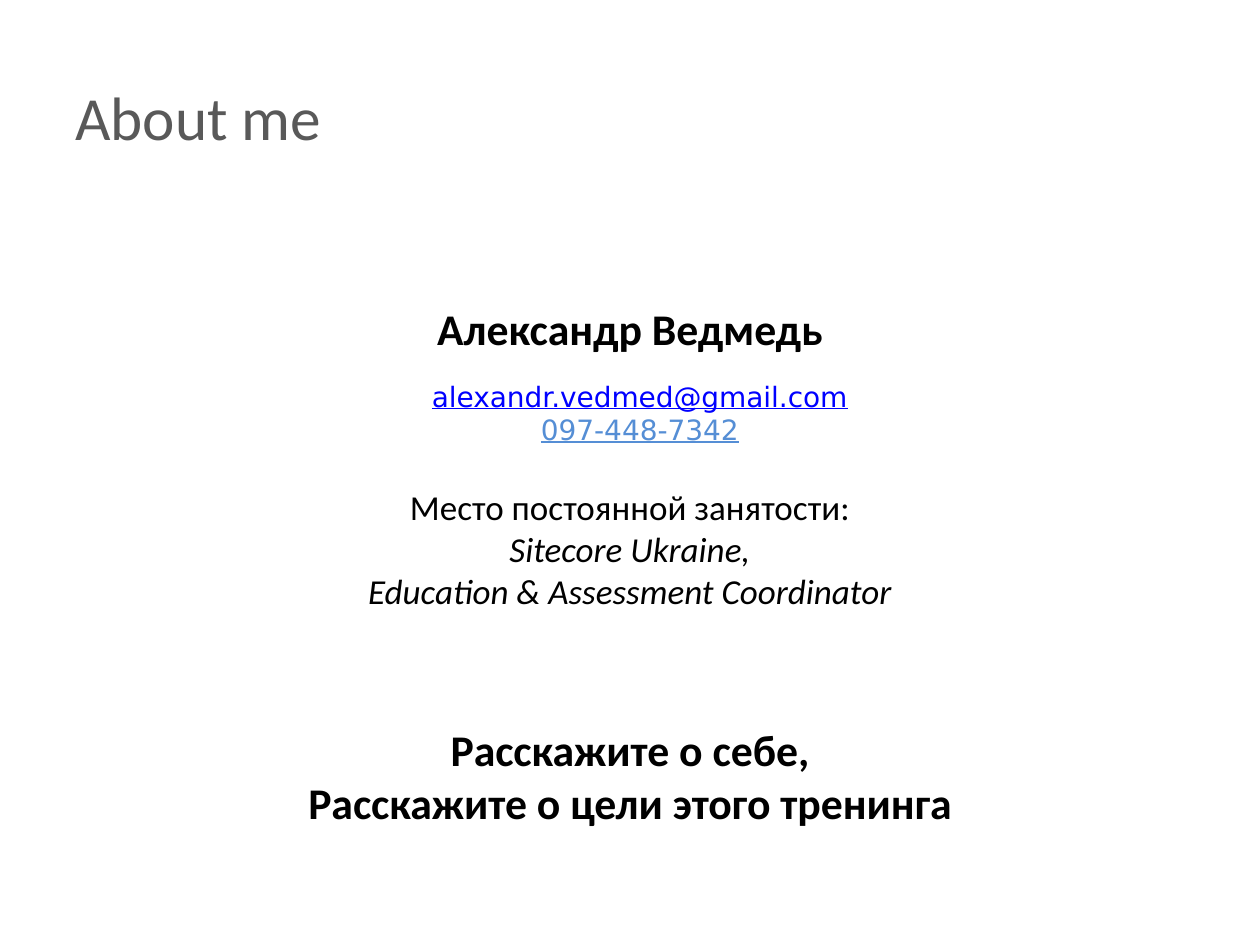
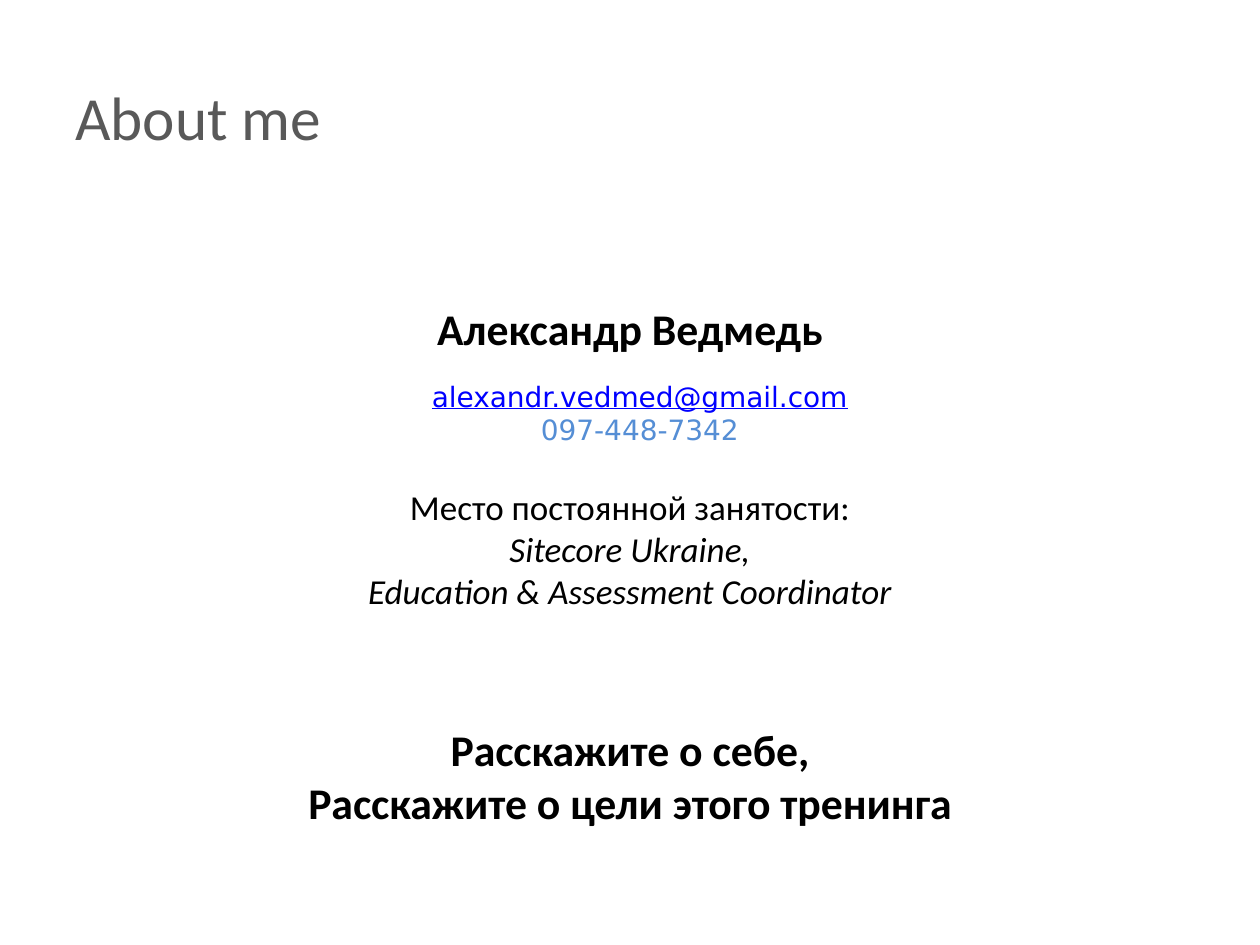
Before and after one commit to BigRacer/swtesting, a slide deck: slide 2 of 0.Introduction_part1/Introduction.pptx. Drawn at 1260x945 pixels with LibreOffice and Linux fonts; fonts in the diff are those of the drawing; background and template pictures are left out. Boxes give left, top, right and bottom in pixels: in the first picture for what was removed or moved away, otherwise in the second. Text is boxed around its words. In the diff, an @@ line names an element or a change of style, - is before the commit and + after.

```diff
--- a/0.Introduction_part1/Introduction.pptx
+++ b/0.Introduction_part1/Introduction.pptx
@@ text "alexandr.vedmed@gmail.com 097-448-7342" at (432,385,848,441): underline off in "097-448-7342" @@
```
Also in this commit, not shown: 2 other slides changed, 1 slide removed.
